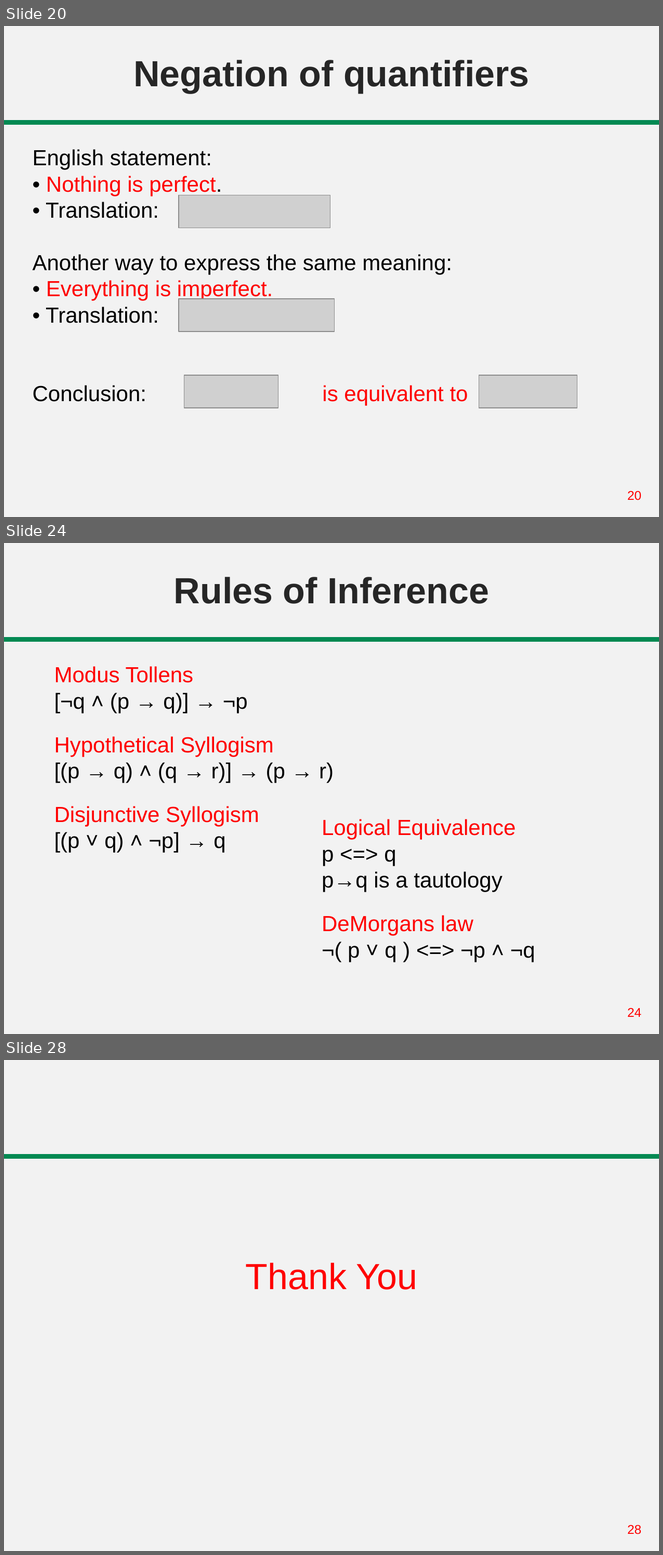
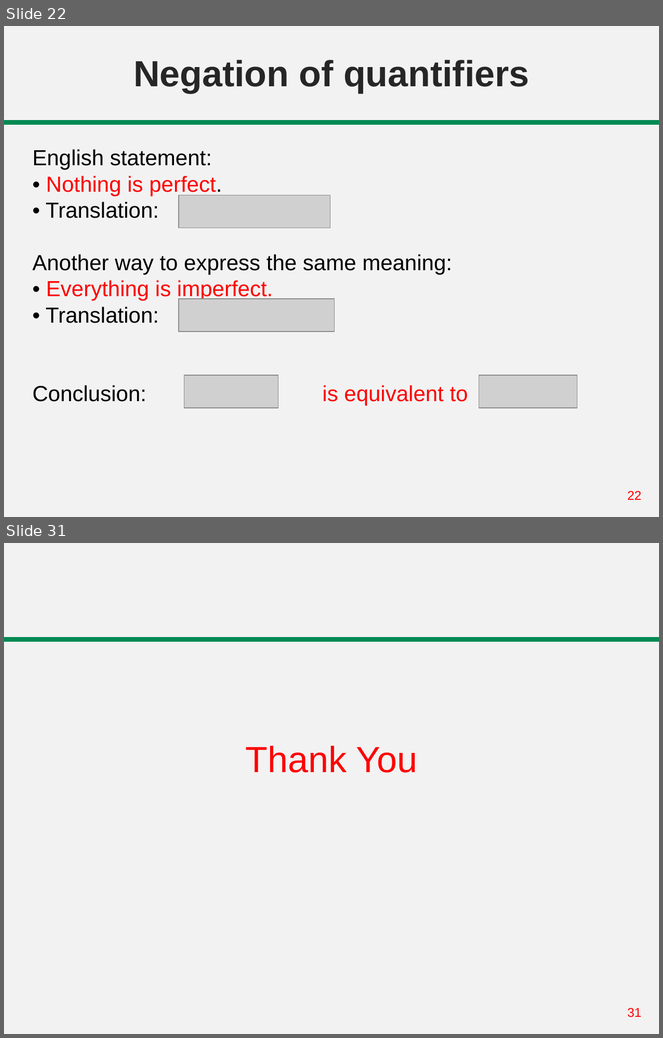
Before and after one commit to abrarhasan3/Green-Uni-All-Academic-Content, a slide deck: CSE 101 Discrete Mathematics/Lecture 05-08 Predicate Logic.pptx. Shown one above the other, each under a label of ours: slides 20, 24 and 28 before the commit, slides 22 and 31 after it; the slides between them are not shown. The pictures are 663x1555 and 663x1038 pixels, drawn with LibreOffice and Linux fonts; fonts in the diff are those of the drawing; grey boxes stand for pictures. Boxes give left, top, right and bottom in pixels: in the first picture for what was removed or moved away, otherwise in the second. Text is boxed around its words. In the diff, an @@ line names an element or a change of style, - is before the commit and + after.

```diff
--- a/CSE 101 Discrete Mathematics/Lecture 05-08 Predicate Logic.pptx
+++ b/CSE 101 Discrete Mathematics/Lecture 05-08 Predicate Logic.pptx
@@ slide 24 removed at (4,543,659,1034), background #F2F2F2; not listed: 2 template elements that a slide beside it also shows @@
@@ title removed at (174,577,489,604) @@
-Rules of Inference
@@ text removed at (54,666,334,853) @@
-Modus Tollens
-[¬q ˄ (p → q)] → ¬p
-Hypothetical Syllogism
-[(p → q) ˄ (q → r)] → (p → r)
-Disjunctive Syllogism
-[(p ˅ q) ˄ ¬p] → q
@@ text removed at (322,819,535,962) @@
-Logical Equivalence
-p <=> q
-p→q is a tautology
-DeMorgans law
-¬( p ˅ q ) <=> ¬p ˄ ¬q
@@ what was slide 20 is now slide 22 @@
@@ page number at (627,491,642,500): text changed @@
-20
+22
@@ what was slide 28 is now slide 31 @@
@@ page number at (627,1008,642,1018): text changed @@
-28
+31
```
Also in this commit, not shown: 2 slides changed, 8 slides added, 4 other slides removed.
